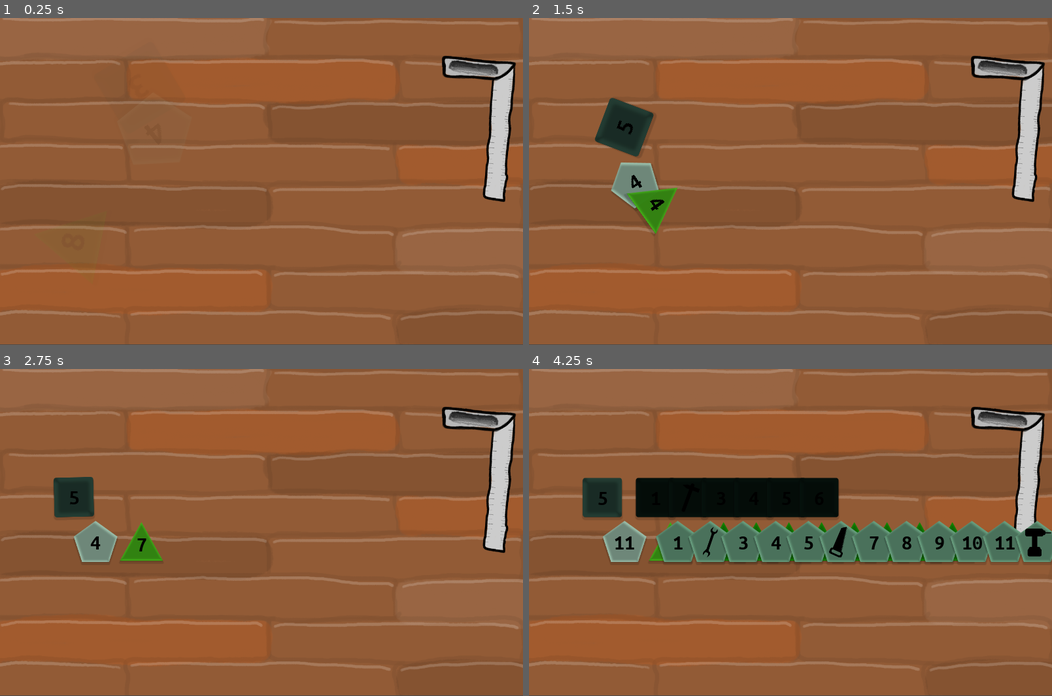
Above: before the commit, frames 1-4 (two rows, left to right).
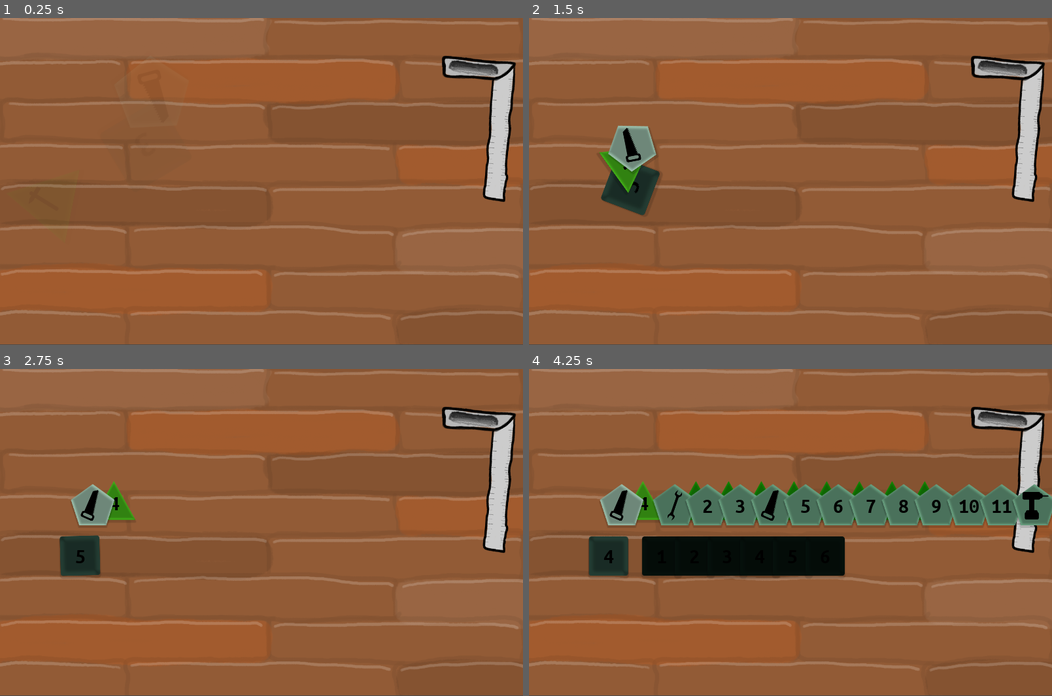
Above: after the commit, the same moments.

Repository: matzebond/DiceRepair
Game: Godot game, scene res://scenes/screens/RootNode.tscn
Same seed, same stepped clock (60 frames per second), same inputs: the game is played once before the commit and once after it.
Inputs (mouse positions are in pixels of both pictures, inside the frame that each line leads up to):
- Up to frame 1 (0.25 s): no input
- Up to frame 2 (1.5 s): drag from (659, 96) to (638, 178) at 0.52 s; drag from (649, 207) to (633, 119) at 1.27 s
- Up to frame 3 (2.75 s): move the mouse to (94, 542) at 2.02 s; click (94, 542) at 2.17 s
- Up to frame 4 (4.25 s): drag from (764, 597) to (602, 496) at 2.77 s; drag from (644, 496) to (816, 532) at 3.52 s

The runs differ from the first frame. In frame 2, 3.4% of the frame differs, in the area x 12-29%, y 24-66%; in frame 3, 3.5%; in frame 4, 22%, in the area x 10-100%, y 33-64%.

Commit message:
Rename scene scripts

Diff:
--- a/scenes/screens/GameScene.tscn
+++ b/scenes/screens/GameScene.tscn
@@ -5,8 +5,9 @@
 [ext_resource path="res://scenes/drop_area/DropArea.tscn" type="PackedScene" id=4]
 [ext_resource path="res://scenes/ui/TimeFont.tres" type="DynamicFont" id=5]
 [ext_resource path="res://scenes/ui/Time.gd" type="Script" id=6]
-[ext_resource path="res://scenes/screens/GameScene.gd" type="Script" id=7]
+[ext_resource path="res://scenes/screens/GameScript.gd" type="Script" id=7]
 [ext_resource path="res://scenes/ui/Money.gd" type="Script" id=8]
+
 
 [node name="GameScene" type="Node2D"]
 script = ExtResource( 7 )
--- a/scenes/screens/RootNode.tscn
+++ b/scenes/screens/RootNode.tscn
@@ -1,7 +1,7 @@
 [gd_scene load_steps=3 format=2]
 
 [ext_resource path="res://scenes/Background.tscn" type="PackedScene" id=1]
-[ext_resource path="res://scenes/screens/RootNode.gd" type="Script" id=2]
+[ext_resource path="res://scenes/screens/RootScript.gd" type="Script" id=2]
 
 [node name="RootNode" type="Node2D"]
 script = ExtResource( 2 )
--- a/scenes/screens/TutorialScene.tscn
+++ b/scenes/screens/TutorialScene.tscn
@@ -1,7 +1,7 @@
 [gd_scene load_steps=8 format=2]
 
 [ext_resource path="res://scenes/Background.tscn" type="PackedScene" id=1]
-[ext_resource path="res://scenes/screens/TutorialScene.gd" type="Script" id=2]
+[ext_resource path="res://scenes/screens/TutorialScript.gd" type="Script" id=2]
 [ext_resource path="res://scenes/jobs/Job.tscn" type="PackedScene" id=3]
 [ext_resource path="res://scenes/drop_area/DropArea.tscn" type="PackedScene" id=4]
 [ext_resource path="res://scenes/ui/TimeFont.tres" type="DynamicFont" id=5]
--- a/scenes/screens/UpgradeScene.tscn
+++ b/scenes/screens/UpgradeScene.tscn
@@ -5,7 +5,7 @@
 [ext_resource path="res://assets/fonts/UbuntuMono-R.ttf" type="DynamicFontData" id=3]
 [ext_resource path="res://scenes/drop_area/DropArea.tscn" type="PackedScene" id=4]
 [ext_resource path="res://scenes/screens/ToolBench.gd" type="Script" id=5]
-[ext_resource path="res://scenes/screens/UpgradeScene.gd" type="Script" id=6]
+[ext_resource path="res://scenes/screens/UpgradeScript.gd" type="Script" id=6]
 [ext_resource path="res://scenes/ui/Money.gd" type="Script" id=7]
 
 [sub_resource type="DynamicFont" id=1]
Renamed: scenes/screens/GameScene.gd -> scenes/screens/GameScript.gd
Renamed: scenes/screens/RootNode.gd -> scenes/screens/RootScript.gd
Renamed: scenes/screens/TutorialScene.gd -> scenes/screens/TutorialScript.gd
Renamed: scenes/screens/UpgradeScene.gd -> scenes/screens/UpgradeScript.gd
